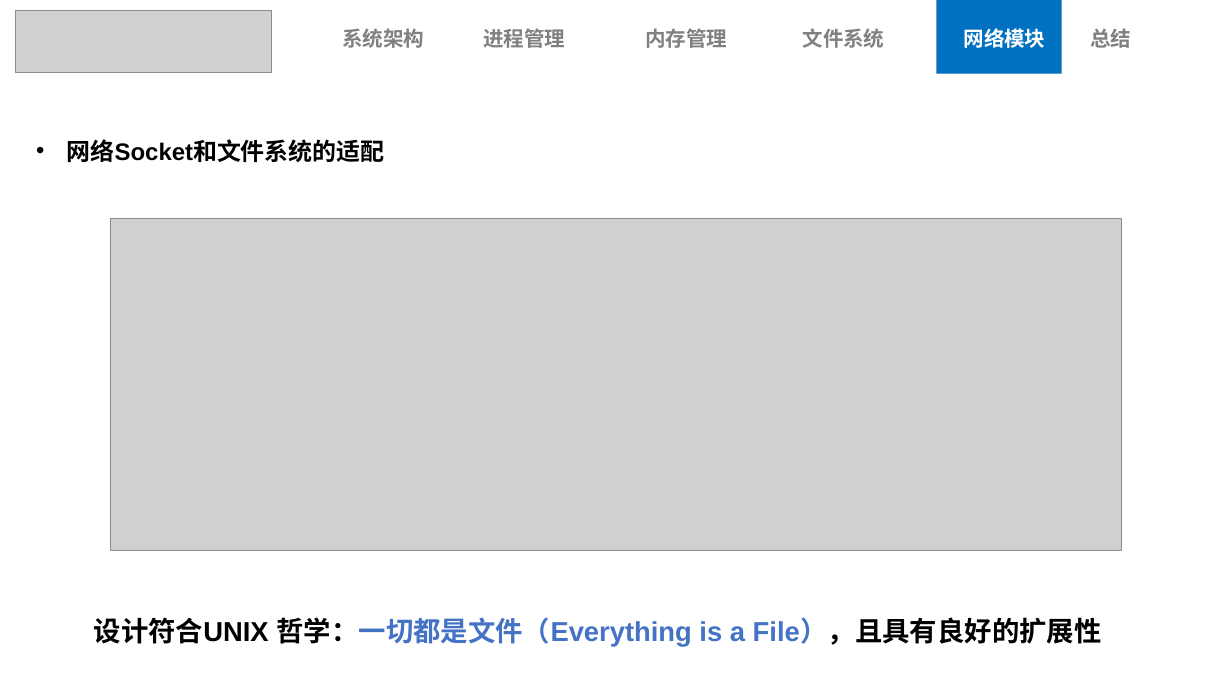
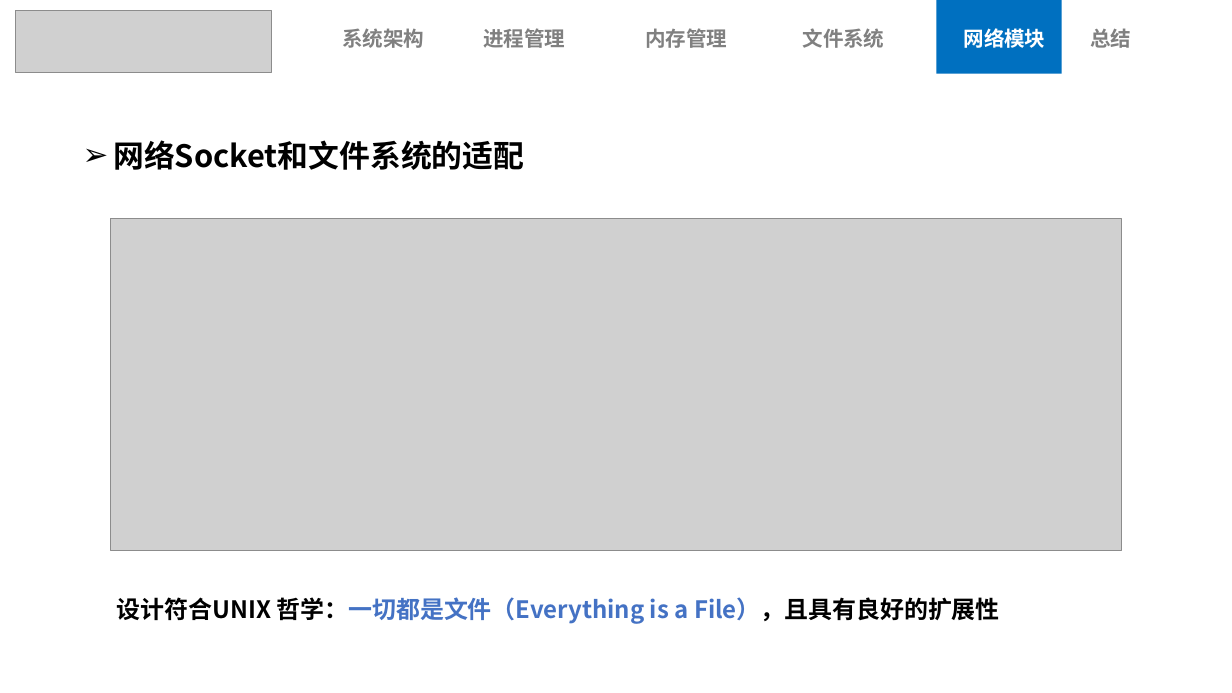
Before and after one commit to Anekoique/StarryX, a slide deck: slide 23 of docs/StarryX.pptx (slide 20 before the commit). Drawn at 1232x693 pixels with LibreOffice and Linux fonts; fonts in the diff are those of the drawing; grey boxes stand for pictures; background and template pictures are left out. Boxes give left, top, right and bottom in pixels: in the first picture for what was removed or moved away, otherwise in the second. Text is boxed around its words. In the diff, an @@ line names an element or a change of style, - is before the commit and + after.

```diff
--- a/docs/StarryX.pptx
+++ b/docs/StarryX.pptx
@@ text "网络Socket和文件系统的适配" moved from (x1=67, y1=139, x2=385, y2=162) to (x1=113, y1=140, x2=524, y2=170) @@
@@ text "网络Socket和文件系统的适配" at (x1=113, y1=140, x2=524, y2=170): size 28 to 36 pt, font Arial to Noto Sans CJK SC; bullet • to ➢ @@
@@ text "设计符合UNIX 哲学：一切都是文件（Everything is a File），且具有良好的扩展性" moved from (x1=94, y1=617, x2=1102, y2=647) to (x1=117, y1=597, x2=1000, y2=624) @@
@@ text "设计符合UNIX 哲学：一切都是文件（Everything is a File），且具有良好的扩展性" at (x1=117, y1=597, x2=1000, y2=624): size 32 to 28 pt, font Arial to Noto Sans CJK SC @@
```
Also in this commit, not shown: 18 other slides changed, 3 slides added, 1 slide removed, 3 other files.
